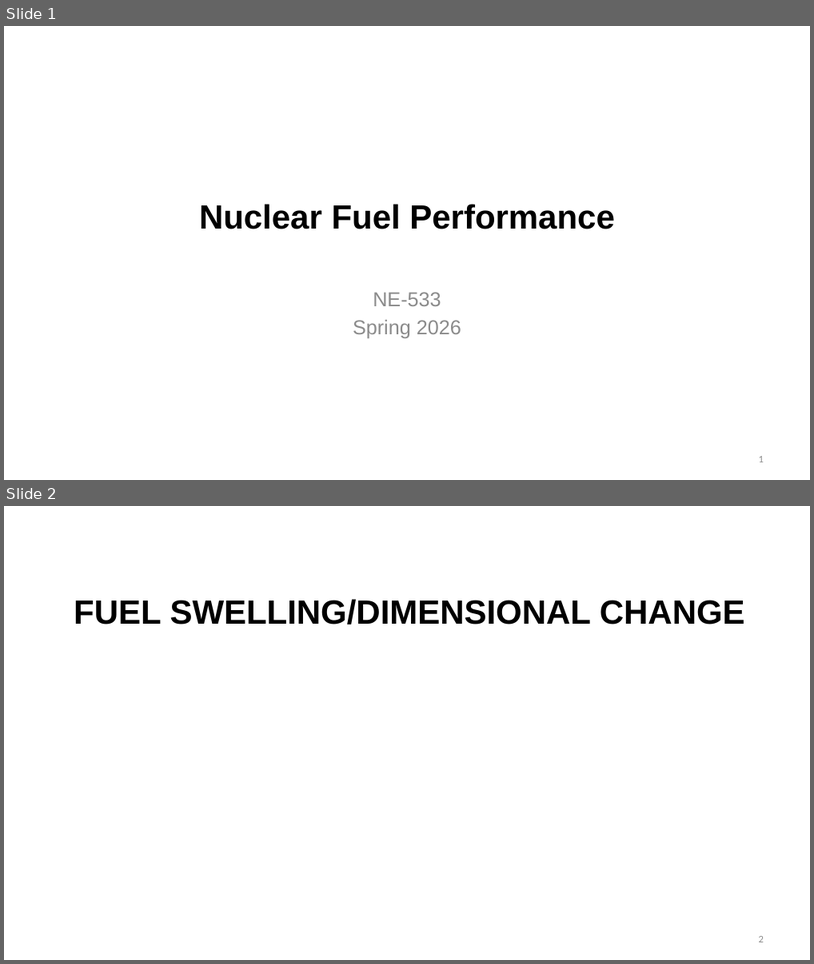
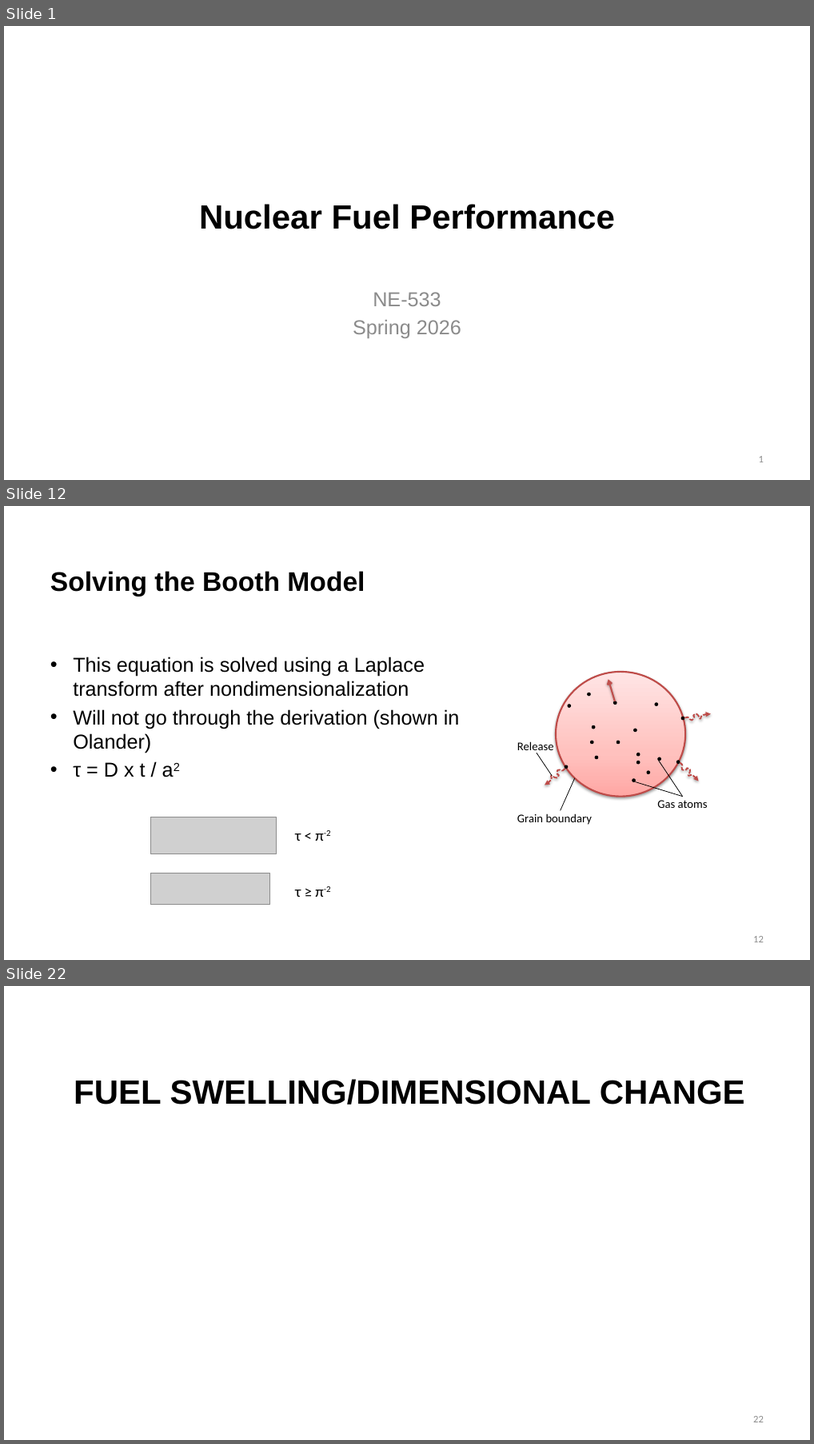
Before and after one commit to benbeeler/TEACHING, a slide deck: Nuclear_Fuel_Performance/NE533_Spring2026/Module3/Lec13_FGR_swelling.pptx. Shown one above the other, each under a label of ours: slides 1 and 2 before the commit, slides 1, 12 and 22 after it; the slides between them are not shown. The pictures are 814x964 and 814x1444 pixels, drawn with LibreOffice and Linux fonts; fonts in the diff are those of the drawing; grey boxes stand for pictures; background and template pictures are left out. Boxes give left, top, right and bottom in pixels: in the first picture for what was removed or moved away, otherwise in the second. Text is boxed around its words. In the diff, an @@ line names an element or a change of style, - is before the commit and + after.

```diff
--- a/Nuclear_Fuel_Performance/NE533_Spring2026/Module3/Lec13_FGR_swelling.pptx
+++ b/Nuclear_Fuel_Performance/NE533_Spring2026/Module3/Lec13_FGR_swelling.pptx
@@ slide 12 added at [4,506,810,960], background #FFFFFF @@
@@ title added at [50,571,365,596], 32 pt, text #000000, bold @@
+Solving the Booth Model
@@ text added at [73,656,460,777], 24 pt, text #000000 @@
+• This equation is solved using a Laplace transform after nondimensionalization
+• Will not go through the derivation (shown in Olander)
+• τ = D x t / a2
@@ group added at [518,672,711,824]: 18 ellipses, 4 lines, 3 texts, 3 freeform shapes, 1 arrow @@
+Grain boundary
+Gas atoms
+Release
@@ picture added at [151,817,276,854] @@
@@ text added at [295,830,331,840], 18 pt, text #000000 @@
+τ < π-2
@@ picture added at [151,872,270,904] @@
@@ text added at [295,886,331,896], 18 pt, text #000000 @@
+τ ≥ π-2
@@ page number added at [754,936,764,942], 12 pt, text #8C8C8C @@
+12
@@ what was slide 2 is now slide 22 @@
@@ page number at [754,1416,764,1422]: text changed @@
-2
+22
```
Also in this commit, not shown: 8 slides changed, 19 other slides added, 8 other files.
